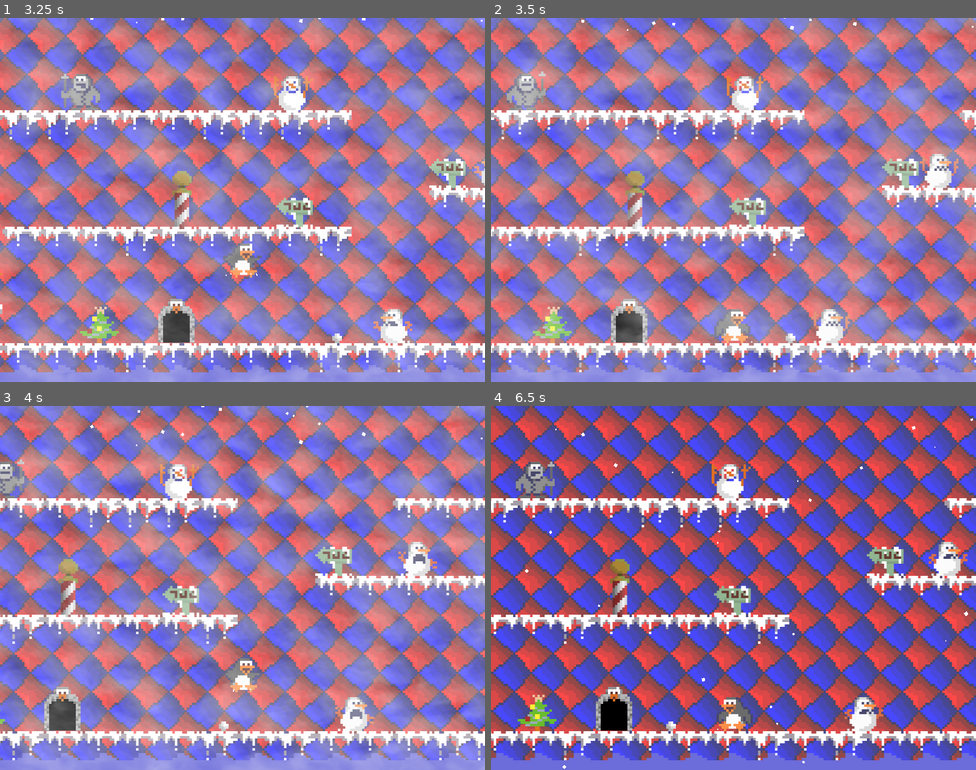
Above: before the commit, frames 1-4 (two rows, left to right).
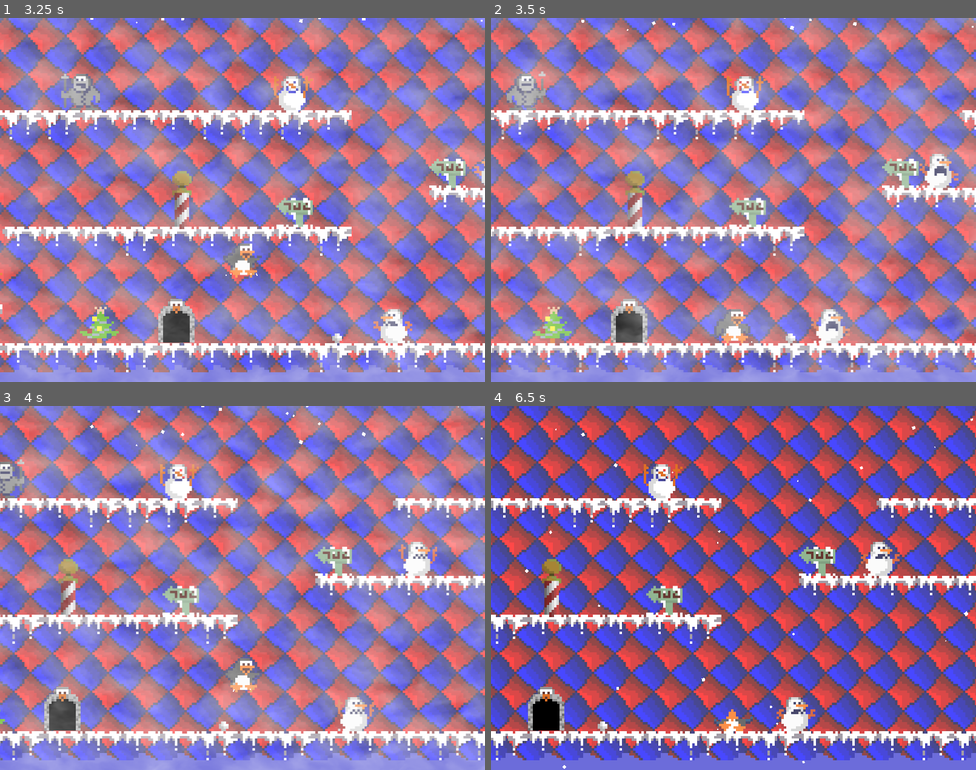
Above: after the commit, the same moments.

Repository: almejo/pengo-island-remake
Game: Godot game, scene res://src/levels/LevelTemplate.tscn
Two runs of this game, one before a commit and one after it. Both use one fixed random seed, a clock stepped at 60 frames per second and the inputs below.
Inputs:
- Up to frame 1 (3.25 s): hold Right (right) 0.53-2.03 s; tap Space (jump) at 0.6, 0.77, 1.07, 1.52, 1.55, 1.82, 2.3, 3.02, 3.05 s; tap Ctrl (fire) at 1.35 s; hold Left (left) 2.03-2.78 s; hold Keypad 2 (toggle_fog) 2.03-2.78 s; hold Right (right) from 2.78 s (still down); tap Keypad 1 (toggle_snow) at 2.85 s
- Up to frame 2 (3.5 s): keep holding Right (right); tap Space (jump) at 3.32 s
- Up to frame 3 (4 s): keep holding Right (right); tap Space (jump) at 3.6, 3.77 s
- Up to frame 4 (6.5 s): tap Space (jump) at 4.07, 4.52, 4.55, 4.82, 5.3, 6.02, 6.05, 6.32 s; release Right (right) at 4.28 s; hold Left (left) 4.28-5.03 s; tap Ctrl (fire) at 4.35 s; hold Right (right) 5.03-5.78 s; hold Keypad 2 (toggle_fog) 5.03-5.78 s; hold Left (left) from 5.78 s (still down); tap Keypad 1 (toggle_snow) at 5.85 s

Frame 1 is identical in both runs. In frame 2, 0.3% of the frame differs, in the area x 66-97%, y 38-90%; in frame 3, 0.3%; in frame 4, 92%, in the area x 0-100%, y 0-98%.

Commit message:
bug in pengo collision

Diff:
--- a/src/actors/Pengo.gd
+++ b/src/actors/Pengo.gd
@@ -46,6 +46,7 @@
 		velocity.x = move_velocity * move_direction #lerp(velocity.x, move_velocity * move_direction, 0.6)
 
 func _on_KillArea_body_entered(body: KinematicBody2D):
+	print("kill")
 	emit_signal("death")
 
 func shoot_snow_ball():
--- a/src/actors/Pengo.tscn
+++ b/src/actors/Pengo.tscn
@@ -27,14 +27,14 @@
 "name": "death",
 "speed": 6.0
 }, {
+"frames": [ ExtResource( 12 ), ExtResource( 13 ), ExtResource( 14 ), ExtResource( 13 ) ],
+"loop": true,
+"name": "jump",
+"speed": 5.0
+}, {
 "frames": [ ExtResource( 4 ), ExtResource( 5 ), ExtResource( 2 ), ExtResource( 1 ), ExtResource( 3 ) ],
 "loop": true,
 "name": "walk",
-"speed": 5.0
-}, {
-"frames": [ ExtResource( 12 ), ExtResource( 13 ), ExtResource( 14 ), ExtResource( 13 ) ],
-"loop": true,
-"name": "jump",
 "speed": 5.0
 } ]
 
--- a/src/actors/SnowMan.tscn
+++ b/src/actors/SnowMan.tscn
@@ -20,6 +20,7 @@
 extents = Vector2( 16, 24 )
 
 [node name="SnowMan" type="KinematicBody2D"]
+collision_layer = 4
 script = ExtResource( 4 )
 
 [node name="CollisionShape2D" type="CollisionShape2D" parent="."]
@@ -30,7 +31,7 @@
 position = Vector2( 0, -32 )
 frames = SubResource( 2 )
 animation = "walking"
-frame = 3
+frame = 1
 playing = true
 
 [node name="HitBox" type="Area2D" parent="."]
--- a/src/actors/Squimo.tscn
+++ b/src/actors/Squimo.tscn
@@ -5,7 +5,7 @@
 [ext_resource path="res://src/actors/Squimo.gd" type="Script" id=3]
 
 [sub_resource type="RectangleShape2D" id=1]
-extents = Vector2( 16, 16 )
+extents = Vector2( 24, 24 )
 
 [sub_resource type="SpriteFrames" id=2]
 animations = [ {
@@ -24,7 +24,7 @@
 script = ExtResource( 3 )
 
 [node name="CollisionShape2D" type="CollisionShape2D" parent="."]
-position = Vector2( 0, -16 )
+position = Vector2( 0, -24 )
 shape = SubResource( 1 )
 
 [node name="AnimatedSprite" type="AnimatedSprite" parent="."]
Not shown: 4 places in src/levels/LevelTemplate.tscn that only renumber resources
